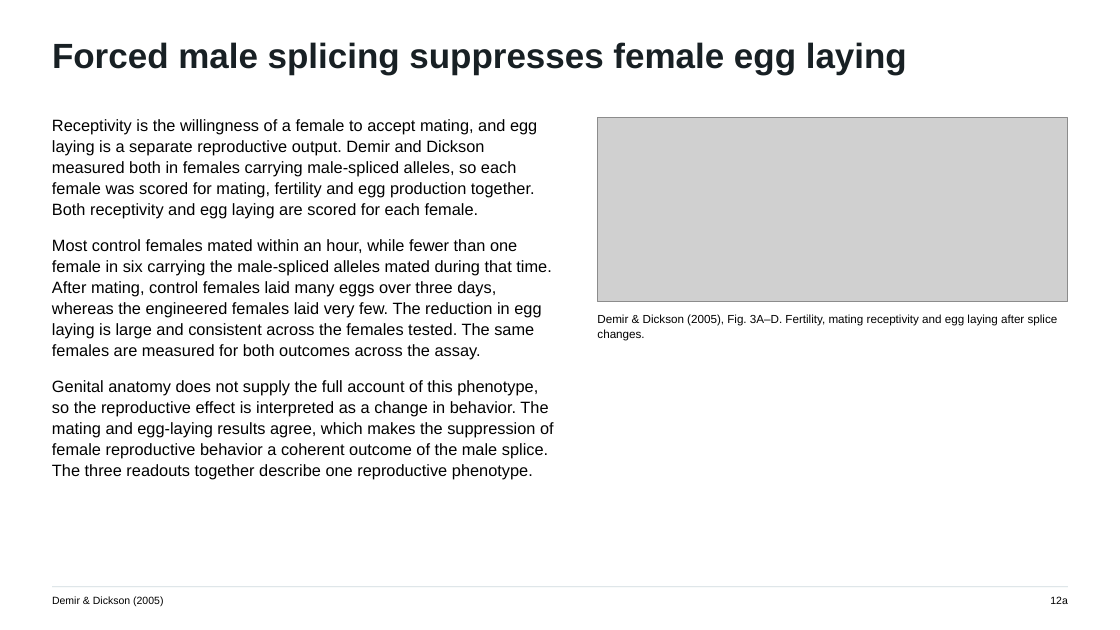
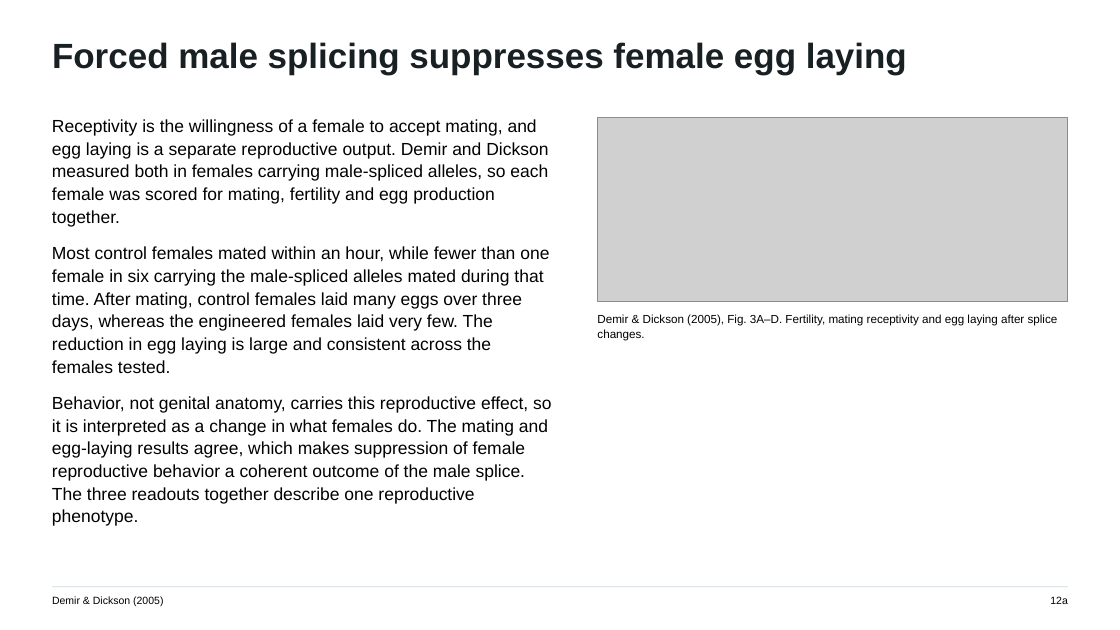
Before and after one commit to jordanxxlopez/NEUROETHOLOGY, a slide deck: slide 16 of scaffolded/Neuroethology_Lecture34_FA2026_SCAFFOLDED.pptx. Drawn at 1120x630 pixels with LibreOffice and Linux fonts; fonts in the diff are those of the drawing; grey boxes stand for pictures. Boxes give left, top, right and bottom in pixels: in the first picture for what was removed or moved away, otherwise in the second. Text is boxed around its words. In the diff, an @@ line names an element or a change of style, - is before the commit and + after.

```diff
--- a/scaffolded/Neuroethology_Lecture34_FA2026_SCAFFOLDED.pptx
+++ b/scaffolded/Neuroethology_Lecture34_FA2026_SCAFFOLDED.pptx
@@ text at (x1=52, y1=119, x2=551, y2=526): text changed; size 14 to 15 pt @@
-Receptivity is the willingness of a female to accept mating, and egg laying is a separate reproductive output. Demir and Dickson measured both in females carrying male-spliced alleles, so each female was scored for mating, fertility and egg production together. Both receptivity and egg laying are scored for each female.
-Most control females mated within an hour, while fewer than one female in six carrying the male-spliced alleles mated during that time. After mating, control females laid many eggs over three days, whereas the engineered females laid very few. The reduction in egg laying is large and consistent across the females tested. The same females are measured for both outcomes across the assay.
-Genital anatomy does not supply the full account of this phenotype, so the reproductive effect is interpreted as a change in behavior. The mating and egg-laying results agree, which makes the suppression of female reproductive behavior a coherent outcome of the male splice. The three readouts together describe one reproductive phenotype.
+Receptivity is the willingness of a female to accept mating, and egg laying is a separate reproductive output. Demir and Dickson measured both in females carrying male-spliced alleles, so each female was scored for mating, fertility and egg production together.
+Most control females mated within an hour, while fewer than one female in six carrying the male-spliced alleles mated during that time. After mating, control females laid many eggs over three days, whereas the engineered females laid very few. The reduction in egg laying is large and consistent across the females tested.
+Behavior, not genital anatomy, carries this reproductive effect, so it is interpreted as a change in what females do. The mating and egg-laying results agree, which makes suppression of female reproductive behavior a coherent outcome of the male splice. The three readouts together describe one reproductive phenotype.
```
Also in this commit, not shown: 43 other slides changed, 3 other files.
